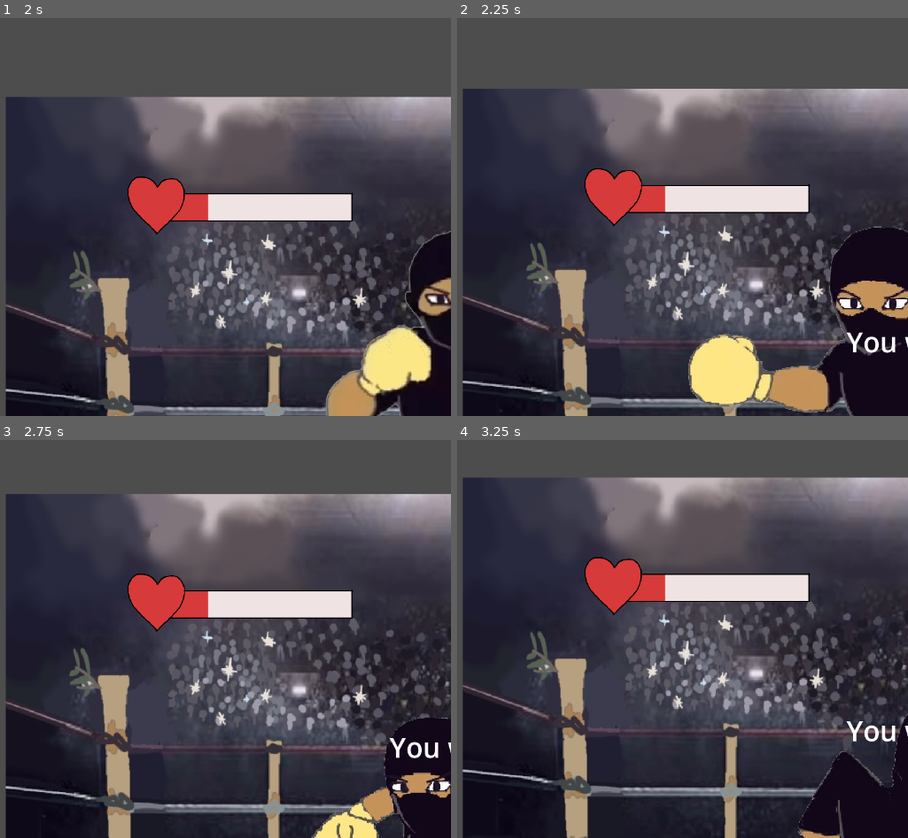
Above: before the commit, frames 1-4 (two rows, left to right).
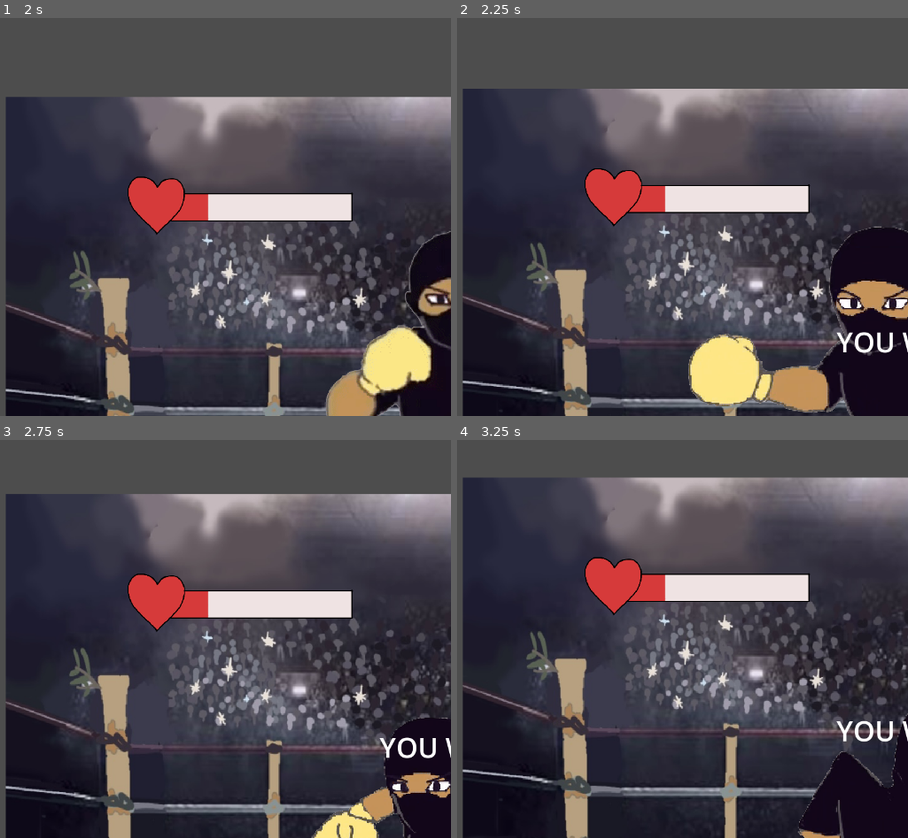
Above: after the commit, the same moments.

Repository: GDAC-at-Davis/GDAC-minigame-framework
Game: Godot game, scene res://minigames/shadowboxing/shadowboxing.tscn
The game is run twice, just before and just after one commit, with the same random seed, the same clock (stepped at 60 frames per second) and the same inputs. This scene is started directly instead of the project's main scene.
Inputs (mouse positions are in pixels of both pictures, inside the frame that each line leads up to):
- Up to frame 1 (2 s): move the mouse to (252, 197) at 0.52 s; hold D (right) 0.53-1.28 s; click (252, 197) at 0.6 s; move the mouse to (outside the picture) at 1.27 s; hold S (down) from 1.28 s (still down); click (outside the picture) at 1.35 s
- Up to frame 2 (2.25 s): move the mouse to (623, 129) at 2.02 s; release S (down) at 2.03 s; hold D (right) from 2.03 s (still down); click (623, 129) at 2.1 s
- Up to frame 3 (2.75 s): keep holding D (right)
- Up to frame 4 (3.25 s): move the mouse to (520, 718) at 2.77 s; release D (right) at 2.78 s; hold W (up) from 2.78 s (still down); click (520, 718) at 2.85 s

Frame 1 is identical in both runs. In frame 2, 0.4% of the frame differs, in the area x 84-100%, y 78-85%; in frame 3, 0.4%; in frame 4, 0.4%.
Error in both runs: Invalid assignment of property or key 'max_value' with value of type 'float' on a base object of type 'Nil'. (res://scripts/minigame_manager.gd:156)

Commit message:
implemented red effect, started player dodge

Diff:
--- /dev/null
+++ b/MinigameFramework/minigames/shadowboxing/color_rect.gd
@@ -0,0 +1,10 @@
+extends ColorRect
+
+func animate_red_flash():
+	var tween = create_tween()
+	var material = self.material as ShaderMaterial
+	# Animate intensity from 0.0 to 1.0 over 0.1 seconds
+	tween.tween_property(material, "shader_parameter/intensity", 1.0, 0.1)
+
+	# Optional: Fade it back to 0.0 immediately after
+	tween.tween_property(material, "shader_parameter/intensity", 0.0, 0.2)
--- /dev/null
+++ b/MinigameFramework/minigames/shadowboxing/red_effect.gdshader
@@ -0,0 +1,17 @@
+shader_type canvas_item;
+
+// Allows sampling the screen texture in Godot 4
+uniform sampler2D screen_texture : hint_screen_texture, filter_linear_mipmap;
+uniform vec4 red_tint : source_color = vec4(1.0, 0.0, 0.0, 0.5); // Red color with 0.5 alpha
+uniform float intensity : hint_range(0.0, 1.0) = 0.0;
+
+void fragment() {
+    // Get the original screen color
+    vec4 screen_color = texture(screen_texture, SCREEN_UV);
+
+    // Mix the screen color with the red tint
+    vec3 tinted_rgb = mix(screen_color.rgb, red_tint.rgb, intensity);
+
+    // Apply the final color
+    COLOR = vec4(tinted_rgb, screen_color.a);
+}
--- a/MinigameFramework/minigames/shadowboxing/shadowboxing.tscn
+++ b/MinigameFramework/minigames/shadowboxing/shadowboxing.tscn
@@ -1,15 +1,22 @@
-[gd_scene load_steps=14 format=3 uid="uid://c0fd5eqxcdio3"]
+[gd_scene load_steps=17 format=3 uid="uid://c0fd5eqxcdio3"]
 
 [ext_resource type="Script" uid="uid://70uo6yn78g0j" path="res://minigames/shadowboxing/shadowboxing_minigame.gd" id="1_npb7n"]
 [ext_resource type="PackedScene" uid="uid://cvm5bka5p8rwr" path="res://minigames/shadowboxing/boxer.tscn" id="2_npb7n"]
 [ext_resource type="Texture2D" uid="uid://d2eqjp376tvx4" path="res://minigames/shadowboxing/shadowboxing_bg.jpg" id="2_tpqw4"]
-[ext_resource type="Script" uid="uid://vqi1t6o84qql" path="res://minigames/shadowboxing/boxer.gd" id="3_xf8mx"]
+[ext_resource type="Script" path="res://minigames/shadowboxing/boxer.gd" id="3_xf8mx"]
 [ext_resource type="Curve" uid="uid://dymwctgfmkc14" path="res://minigames/shadowboxing/boxer_movement_curve_y.tres" id="4_dm4nt"]
 [ext_resource type="Curve" uid="uid://cjx801rxnink0" path="res://minigames/shadowboxing/boxer_movement_curve_x.tres" id="4_dscpv"]
 [ext_resource type="Texture2D" uid="uid://c8x0igwqtdm14" path="res://minigames/shadowboxing/healthbar_broken.png" id="7_hhov7"]
 [ext_resource type="Texture2D" uid="uid://cgo88cv5j3pgo" path="res://minigames/shadowboxing/healthbar_red.png" id="7_xxoxp"]
 [ext_resource type="Texture2D" uid="uid://bqsffqxekmkyf" path="res://minigames/shadowboxing/healthbar_yellow.png" id="8_hhov7"]
 [ext_resource type="AudioStream" uid="uid://djmlrarwk33kr" path="res://minigames/shadowboxing/shadowboxing.ogg" id="10_hhov7"]
+[ext_resource type="Shader" uid="uid://jfn4j5f0fx1h" path="res://minigames/shadowboxing/red_effect.gdshader" id="11_e4fpx"]
+[ext_resource type="Script" uid="uid://bti2kg2xrch30" path="res://minigames/shadowboxing/color_rect.gd" id="12_a70mm"]
+
+[sub_resource type="ShaderMaterial" id="ShaderMaterial_a70mm"]
+shader = ExtResource("11_e4fpx")
+shader_parameter/red_tint = Color(1, 0, 0, 0.5)
+shader_parameter/intensity = 0.0
 
 [sub_resource type="Curve2D" id="Curve2D_npb7n"]
 
@@ -42,6 +49,16 @@
 script = ExtResource("1_npb7n")
 instruction = "Don't look!"
 countdown_time = 7.0
+
+[node name="ColorRect" type="ColorRect" parent="."]
+z_index = 100
+material = SubResource("ShaderMaterial_a70mm")
+anchors_preset = 15
+anchor_right = 1.0
+anchor_bottom = 1.0
+grow_horizontal = 2
+grow_vertical = 2
+script = ExtResource("12_a70mm")
 
 [node name="TextureRect" type="TextureRect" parent="."]
 offset_left = -164.0
--- a/MinigameFramework/minigames/shadowboxing/shadowboxing_minigame.gd
+++ b/MinigameFramework/minigames/shadowboxing/shadowboxing_minigame.gd
@@ -18,10 +18,12 @@
 @export var pause_duration: float = 3.5  # How many seconds to pause for
 var has_paused_this_punch: bool = false  # To stop it from pausing endlessly if it loops
 
+
 # 0: up, 1: right, 2: down, 3: left (think of compass, never eat soggy waffles!)
 @onready var boxer_sprite = $Boxer/AnimatedSprite2D
 @onready var healthbar_sprite = $HealthBar/AnimatedSprite2D
 @onready var particles: GPUParticles2D = $BalloonParticles
+@onready var red_flash  = $ColorRect
 
 func start():
 	# Reset variables
@@ -104,25 +106,25 @@
 			if (direction != 0):
 				win()
 			else:
-				lose()
+				got_hit()
 		if Input.is_action_pressed(&"right"):
 			remove_arrow(arrows)
 			if (direction != 1):
 				win()
 			else:
-				lose()
+				got_hit()
 		if Input.is_action_pressed(&"down"):
 			remove_arrow(arrows)
 			if (direction != 2):
 				win()
 			else:
-				lose()
+				got_hit()
 		if Input.is_action_pressed(&"left"):
 			remove_arrow(arrows)
 			if (direction != 3):
 				win()
 			else:
-				lose()
+				got_hit()
 
 	#print_debug(countdown_timer.time_left)
 
@@ -136,7 +138,7 @@
 
 func win():
 	super()
-	show_message("You won!")
+	show_message("YOU WON!")
 	await $MessageTimer.timeout
 
 func show_message(text):
@@ -145,13 +147,14 @@
 	$MessageTimer.start()
 
 func got_hit():
+	red_flash.animate_red_flash()
 	healthbar_sprite.play("health_broken")
 	lose()
 
 func lose():
 	lost = true
 	super()
-	show_message("You lost!")
+	show_message("YOU LOST!")
 	await $MessageTimer.timeout
 
 func _on_timer_timeout() -> void:
Not shown, added: MinigameFramework/minigames/shadowboxing/color_rect.gd.uid
Binary file added: MinigameFramework/minigames/shadowboxing/player_dodgeleft.webp
Not shown, added: MinigameFramework/minigames/shadowboxing/player_dodgeleft.webp.import
Not shown, added: MinigameFramework/minigames/shadowboxing/red_effect.gdshader.uid
